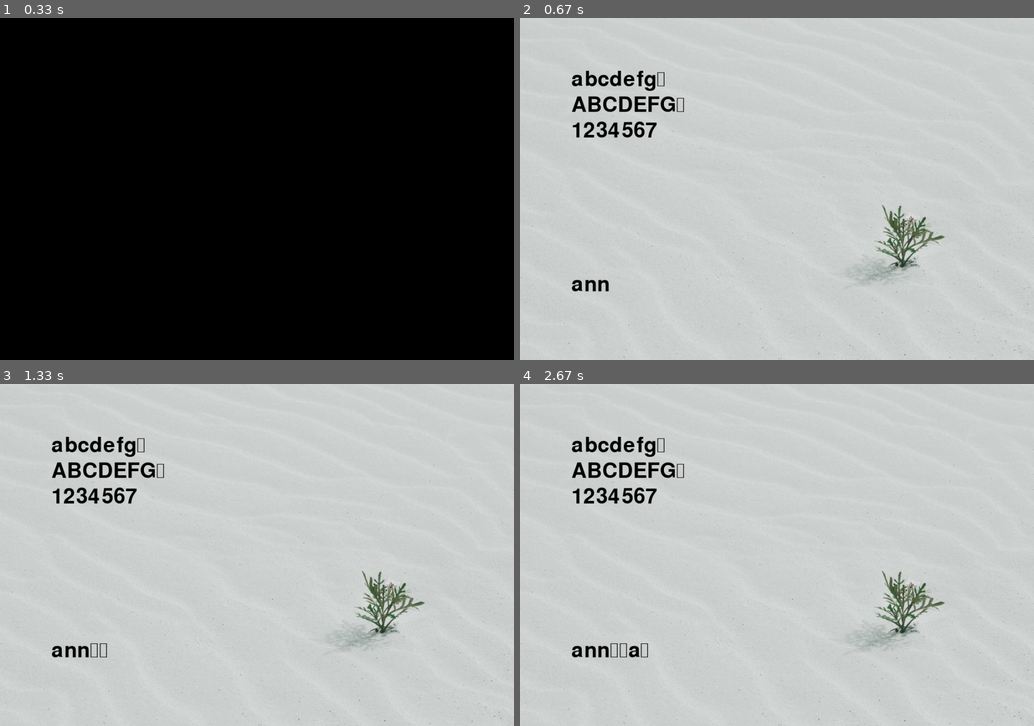
Above: before the commit, frames 1-4 (two rows, left to right).
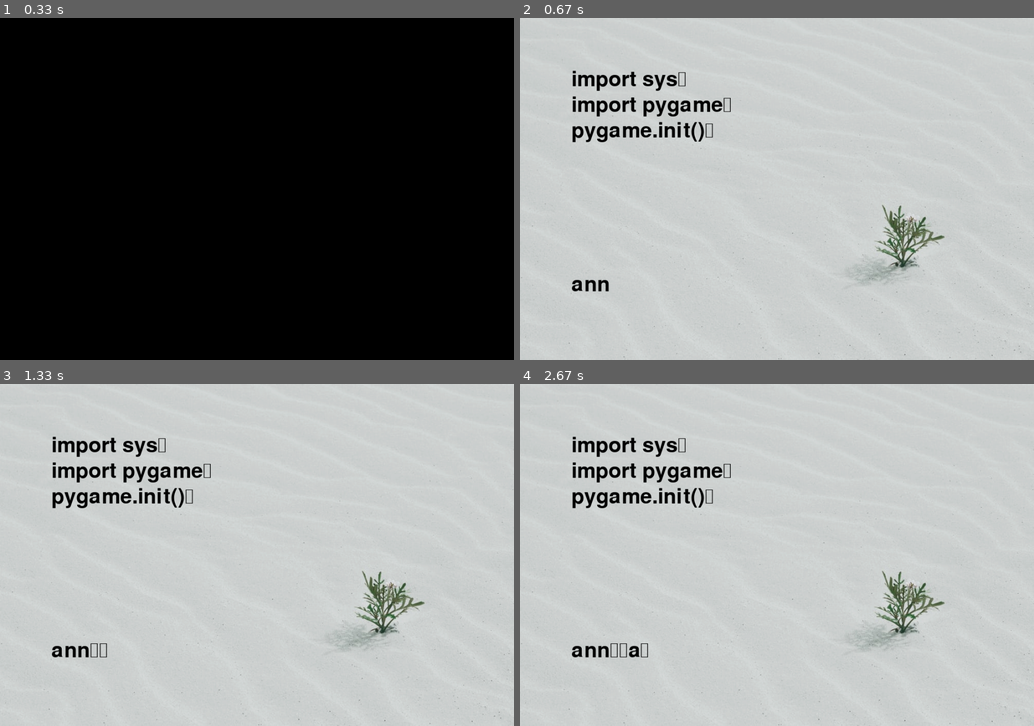
Above: after the commit, the same moments.

Repository: lihaoooooo/finalwork
Game: pygame game, started from pygame_mainpart.py
The game is run twice, just before and just after one commit, with the same random seed, the same clock (stepped at 60 frames per second) and the same inputs.
Inputs:
- Up to frame 1 (0.33 s): no input
- Up to frame 2 (0.67 s): type "ann" at 0.33 s
- Up to frame 3 (1.33 s): tap Enter at 0.67, 0.88 s
- Up to frame 4 (2.67 s): type "a" at 2.32 s; tap Enter at 2.45 s

Frame 1 is identical in both runs. In frame 2, 2.2% of the frame differs, in the area x 10-41%, y 15-37%; in frame 3, 2.2%; in frame 4, 2.2%.

Commit message:
简单调整代码格式

Diff:
--- a/main.py
+++ /dev/null
@@ -1,121 +0,0 @@
-import sys
-import pygame
-
-# 初始化
-
-pygame.init()
-width, height = 1000, 667
-screen = pygame.display.set_mode((width, height))
-pygame.display.set_caption("coding_practice")
-background = pygame.image.load("background.jpg").convert()
-bacrground_rect = background.get_rect()
-fps = 30
-fclock = pygame.time.Clock()
-myfont = pygame.font.Font(None, 60)  # 创建字体
-input_pos = (100, 500)
-reginal_line_pos = (100, 100)
-# 待添加：音乐初始化部分
-
-
-
-with open("text.txt") as f:  # 读取模板文本文件，将其转化为一排为单元的列表
-    read_data_in_line = []
-    for line in f:
-        read_data_in_line.append(line)
-
-line_in = ""
-
-def draw_button_line(a):
-    texlmage = myfont.render(a, True, (0, 0, 0))
-    ul.draw_up_line(read_data_in_line)
-    screen.blit(texlmage, input_pos)
-   # print(line_in)
-
-
-
-class Upper_line:
-    counter = 0
-    def draw_up_line(self,text):
-        screen.blit(background, (0, 0))
-        if self.counter <= len(text) - 3:
-            text_1 = myfont.render(text[self.counter], True, (0, 0, 0))
-            text_2 = myfont.render(text[self.counter+1], True, (0, 0, 0))
-            text_3 = myfont.render(text[self.counter+2], True, (0, 0, 0))
-            screen.blit(text_1, (100, 100))
-            screen.blit(text_2, (100, 150))
-            screen.blit(text_3, (100, 200))
-        elif self.counter <= len(text) - 2:
-            text_1 = myfont.render(text[self.counter], True, (0, 0, 0))
-            text_2 = myfont.render(text[self.counter + 1], True, (0, 0, 0))
-            screen.blit(text_1, (100, 100))
-            screen.blit(text_2, (100, 150))
-        else:
-            pass
-
-class Typing_data:
-    count_char = 0
-    count_time = 0
-    count_correct = 0
-    count_error = 0
-    count_order = 0
-    row_order = 0
-    def get_WPM(self):
-        return self.count_time / self.count_char / 5
-    def get_correct_rate(self):
-        return self.count_correct / self.count_char
-    def get_backspace(self):
-        if self.count_order > 0:
-            self.count_order -= 1
-            self.count_char -= 1
-            self.count_error -= 1
-        elif self.row_order > 0:
-            self.row_order -= 1
-        else:
-            pass
-
-
-
-ul = Upper_line()
-td = Typing_data()
-
-
-
-
-# 游戏主体
-while True:
-
-    key_in = ""
-    for event in pygame.event.get():
-        if event.type == pygame.QUIT:
-            sys.exit()
-        elif event.type == pygame.KEYDOWN:
-            key_in = event.unicode
-            if event.unicode != "":                      #对字符输入进行处理
-                line_in = line_in + key_in
-
-                draw_button_line(line_in)
-                if (event.unicode <= 'z' and event.unicode >= 'a') or (event.unicode <= 'Z' and event.unicode >= 'A') or (event.unicode <= '9' and event.unicode >= '0'):
-                    td.count_char += 1
-                if td.row_order < len(read_data_in_line) and td.count_order < len(read_data_in_line[0]):
-                    if(event.unicode == read_data_in_line[td.row_order][td.count_order]):
-                        td.count_correct += 1
-                    else:
-                        td.count_error += 1
-                td.count_order += 1
-            elif event.key == 8:                           # 对backspace进行处理
-                line_in = line_in[0:-1]
-                td.get_backspace()
-                draw_button_line(line_in)
-            elif event.key == 13:                          # 对回车进行处理
-                ul.counter += 1
-                draw_button_line(line_in)
-                line_in = ""
-                draw_button_line(line_in)
-                td.row_order += 1
-                td.count_order = 0
-
-    print(td.count_correct,td.count_char,td.count_error)
-
-
-    pygame.display.update()
-    fclock.tick(fps)
--- a/pygame_mainpart.py
+++ b/pygame_mainpart.py
@@ -15,7 +15,6 @@
 input_pos = (100, 500)
 reginal_line_pos = (100, 100)
 # 待添加：音乐初始化部分
-
 
 with open("text.txt") as f:  # 读取模板文本文件，将其转化为一排为单元的列表
     read_data_in_line = []
@@ -107,12 +106,12 @@
             if event.unicode != "":  # 对字符输入进行处理
                 line_in = line_in + key_in
                 draw_button_line(line_in)
-                if (event.unicode <= 'z' and event.unicode >= 'a') or (
-                        event.unicode <= 'Z' and event.unicode >= 'A') or (
-                        event.unicode <= '9' and event.unicode >= '0'):
+                if ('z' >= event.unicode >= 'a') or (
+                        'Z' >= event.unicode >= 'A') or (
+                        '9' >= event.unicode >= '0'):
                     td.count_char += 1
                 if td.row_order < len(read_data_in_line) and td.count_order < len(read_data_in_line[td.row_order]):
-                    if (event.unicode == read_data_in_line[td.row_order][td.count_order]):
+                    if event.unicode == read_data_in_line[td.row_order][td.count_order]:
                         td.count_correct += 1
                     else:
                         td.count_error += 1
--- a/text.txt
+++ b/text.txt
@@ -1,3 +1,127 @@
-abcdefg
-ABCDEFG
-1234567
+import sys
+import pygame
+pygame.init()
+width, height = 1000, 667
+screen = pygame.display.set_mode((width, height))
+pygame.display.set_caption("coding_practice")
+background = pygame.image.load("background.jpg").convert()
+bacrground_rect = background.get_rect()
+fps = 30
+fclock = pygame.time.Clock()
+myfont = pygame.font.Font(None, 60)
+input_pos = (100, 500)
+reginal_line_pos = (100, 100)
+with open("text.txt") as f:
+    read_data_in_line = []
+    for line in f:
+        read_data_in_line.append(line)
+
+line_in = ""
+
+
+def draw_button_line(a):
+    texlmage = myfont.render(a, True, (0, 0, 0))
+    ul.draw_up_line(read_data_in_line)
+    screen.blit(texlmage, input_pos)
+
+
+print(line_in)
+
+
+class Upper_line:
+    counter = 0
+    def draw_up_line(self, text):
+        screen.blit(background, (0, 0))
+        if self.counter <= len(text) - 3:
+            text_1 = myfont.render(text[self.counter], True, (0, 0, 0))
+            text_2 = myfont.render(text[self.counter + 1], True, (0, 0, 0))
+            text_3 = myfont.render(text[self.counter + 2], True, (0, 0, 0))
+            screen.blit(text_1, (100, 100))
+            screen.blit(text_2, (100, 150))
+            screen.blit(text_3, (100, 200))
+        elif self.counter <= len(text) - 2:
+            text_1 = myfont.render(text[self.counter], True, (0, 0, 0))
+            text_2 = myfont.render(text[self.counter + 1], True, (0, 0, 0))
+            screen.blit(text_1, (100, 100))
+            screen.blit(text_2, (100, 150))
+        elif self.counter <= len(text) - 1:
+            text_1 = myfont.render(text[self.counter], True, (0, 0, 0))
+            screen.blit(text_1, (100, 100))
+        else:
+            pass
+
+
+class Typing_data:
+    count_char = 0
+    count_time = 0
+    count_correct = 0
+    count_error = 0
+    count_order = 0
+    row_order = 0
+
+    def get_WPM(self):
+        return (self.count_char / 5) / (self.count_time / 30) * 60
+
+    def get_correct_rate(self):
+        return self.count_correct / self.count_char
+
+    def get_backspace(self):
+        if self.count_order > 0:
+            self.count_order -= 1
+            self.count_char -= 1
+            self.count_error -= 1
+        elif self.row_order > 0:
+            self.row_order -= 1
+        else:
+            pass
+
+    def draw_result(self):
+        screen.blit(background, (0, 0))
+        text_1 = myfont.render("WPM : {:.2f}".format(self.get_WPM()), True, (0, 0, 0))
+        text_2 = myfont.render("correct rate : {:.2f}".format(self.get_correct_rate()), True, (0, 0, 0))
+        text_3 = myfont.render("time : {:.2f}".format(self.count_time / 30), True, (0, 0, 0))
+        screen.blit(text_1, (100, 100))
+        screen.blit(text_2, (100, 150))
+        screen.blit(text_3, (100, 200))
+ul = Upper_line()
+td = Typing_data()
+while True:
+    key_in = ""
+    for event in pygame.event.get():
+        if event.type == pygame.QUIT:
+            sys.exit()
+        elif event.type == pygame.KEYDOWN:
+            key_in = event.unicode
+            if event.unicode != "":
+                line_in = line_in + key_in
+                draw_button_line(line_in)
+                if (event.unicode <= 'z' and event.unicode >= 'a') or (
+                        event.unicode <= 'Z' and event.unicode >= 'A') or (
+                        event.unicode <= '9' and event.unicode >= '0'):
+                    td.count_char += 1
+                if td.row_order < len(read_data_in_line) and td.count_order < len(read_data_in_line[td.row_order]):
+                    if (event.unicode == read_data_in_line[td.row_order][td.count_order]):
+                        td.count_correct += 1
+                    else:
+                        td.count_error += 1
+                td.count_order += 1
+            elif event.key == 8:  #
+                line_in = line_in[0:-1]
+                td.get_backspace()
+                if td.count_order == 0:
+                    ul.counter -= 1
+                draw_button_line(line_in)
+            elif event.key == 13:
+                ul.counter += 1
+                draw_button_line(line_in)
+                line_in = ""
+                draw_button_line(line_in)
+                td.row_order += 1
+                td.count_order = 0
+            if td.row_order >= len(read_data_in_line):
+                td.draw_result()
+
+    print(td.count_correct, td.count_char, td.count_error, td.count_time / 30)
+    pygame.display.update()
+    fclock.tick(fps)
+    td.count_time += 1
